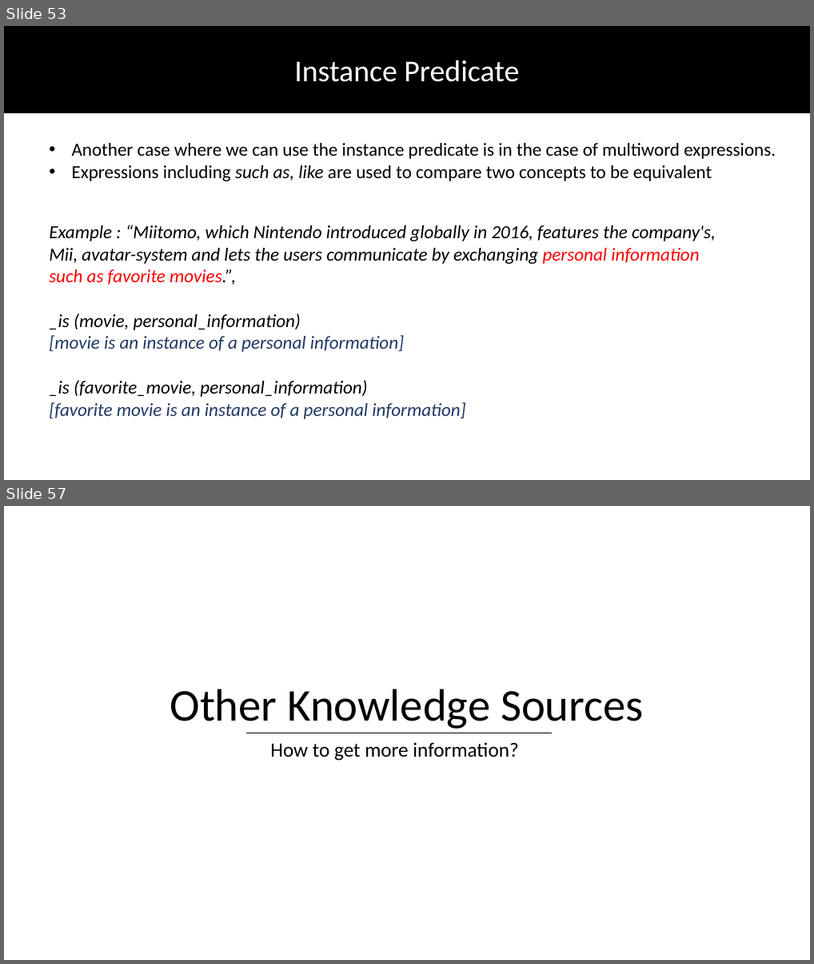
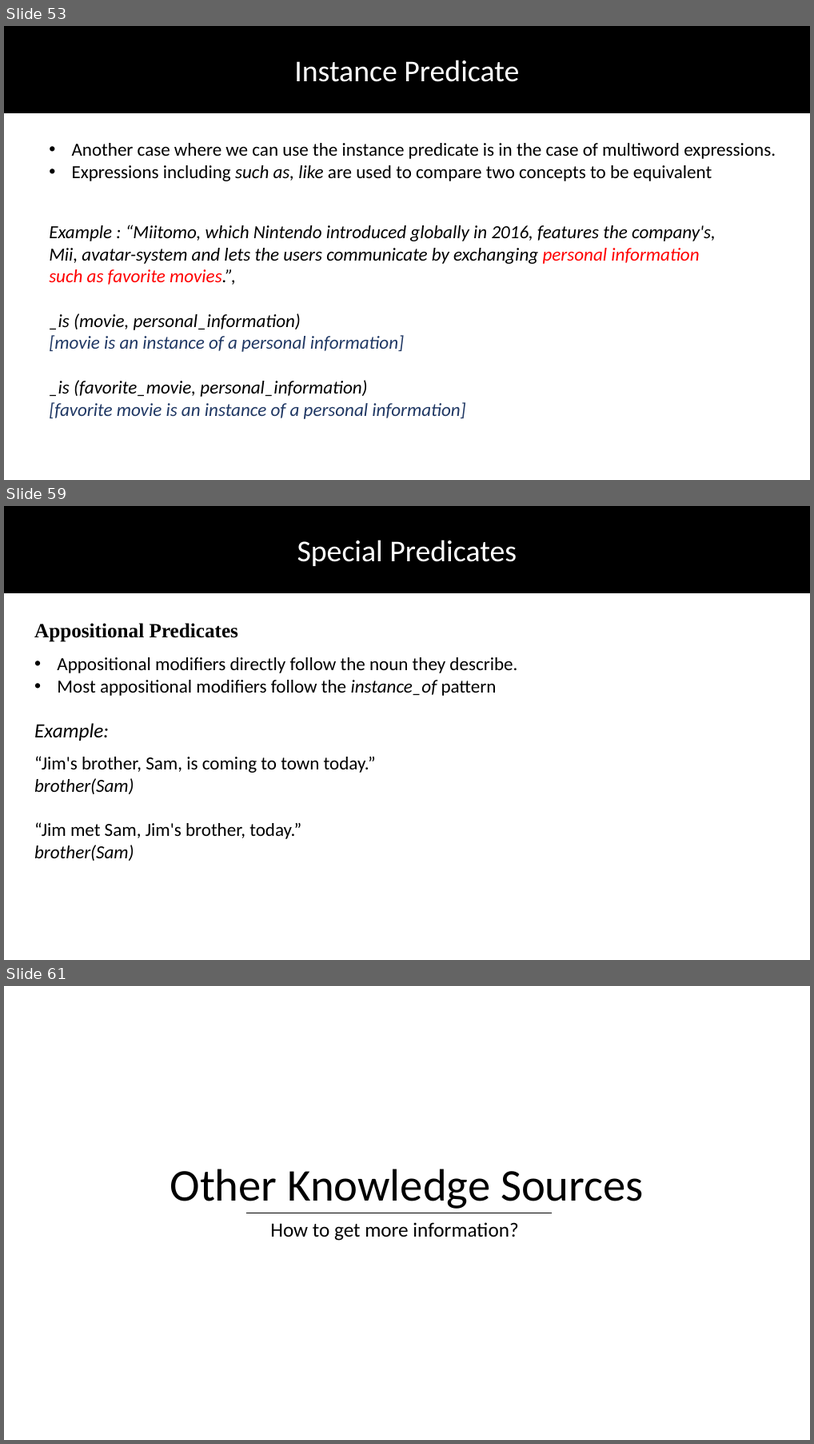
Before and after one commit to DhruvaPendharkar/thesis-project, a slide deck: Notes/ThesisPresentation.pptx. Shown one above the other, each under a label of ours: slides 53 and 57 before the commit, slides 53, 59 and 61 after it; the slides between them are not shown. The pictures are 814x964 and 814x1444 pixels, drawn with LibreOffice and Linux fonts; fonts in the diff are those of the drawing. Boxes give left, top, right and bottom in pixels: in the first picture for what was removed or moved away, otherwise in the second. Text is boxed around its words. In the diff, an @@ line names an element or a change of style, - is before the commit and + after.

Commit message:
Adding rest of KG predicates

```diff
--- a/Notes/ThesisPresentation.pptx
+++ b/Notes/ThesisPresentation.pptx
@@ slide 59 added at [4,506,810,960], background #FFFFFF @@
@@ rectangle added at [4,506,810,592], fill #000000, outline #000000 1 pt @@
@@ text added at [298,540,517,566], 36 pt, text #FFFFFF @@
+Special Predicates
@@ text added at [34,623,518,696], 22 pt, text #000000 @@
+Appositional Predicates
+• Appositional modifiers directly follow the noun they describe.
+• Most appositional modifiers follow the instance_of pattern
@@ text added at [34,723,376,860], 22 pt, text #000000 @@
+Example:
+“Jim's brother, Sam, is coming to town today.”
+brother(Sam)
+“Jim met Sam, Jim's brother, today.”
+brother(Sam)
@@ what was slide 57 is now slide 61 @@
```
Also in this commit, not shown: 1 slide changed, 5 other slides added, 2 slides removed.
